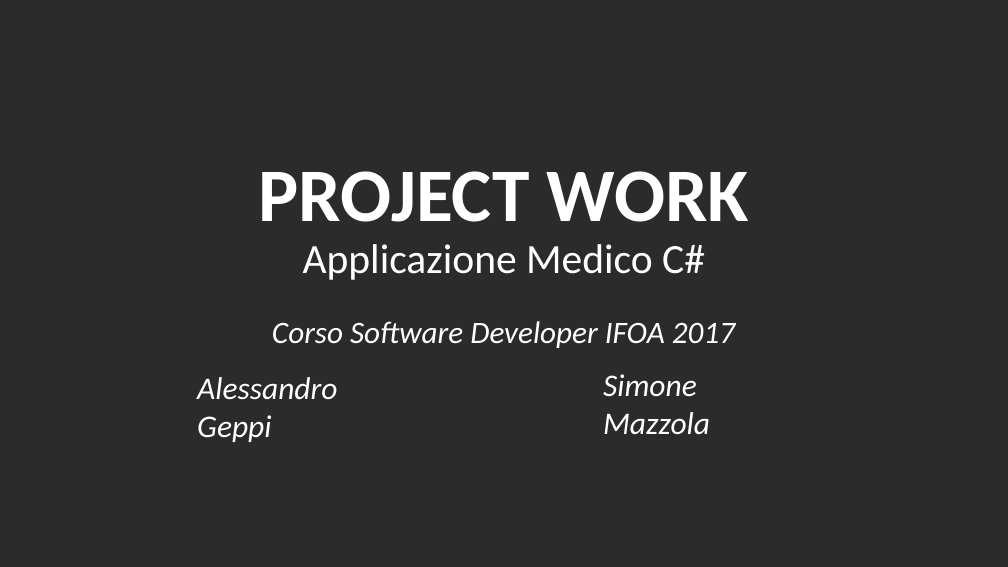
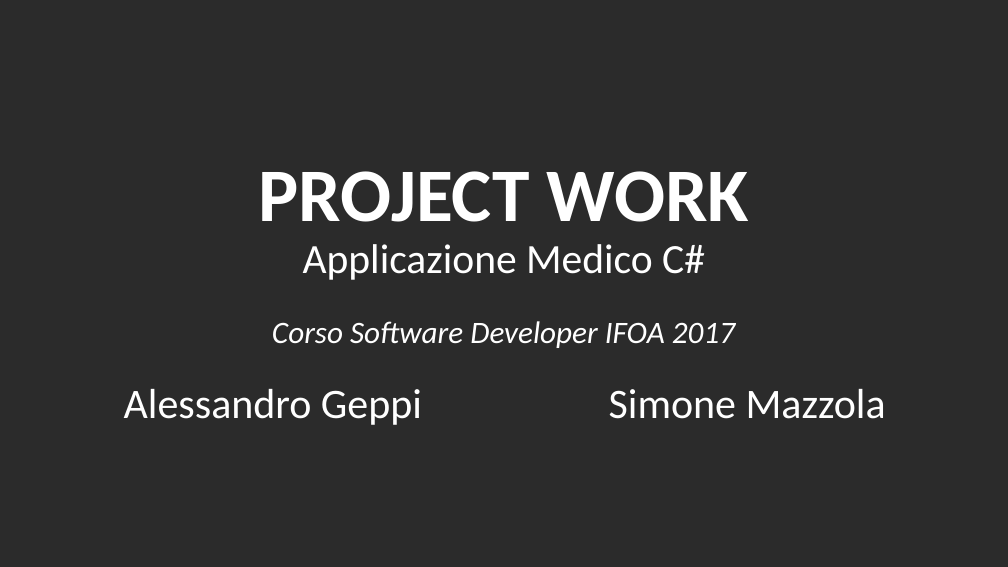
Before and after one commit to alegep93/ApplicazioneMedicoC-, a slide deck: slide 1 of Documentazione/Presentazione.pptx. Drawn at 1008x567 pixels with LibreOffice and Linux fonts; fonts in the diff are those of the drawing; background and template pictures are left out; a plain dark background stands for a picture behind light text. Boxes give left, top, right and bottom in pixels: in the first picture for what was removed or moved away, otherwise in the second. Text is boxed around its words. In the diff, an @@ line names an element or a change of style, - is before the commit and + after.

```diff
--- a/Documentazione/Presentazione.pptx
+++ b/Documentazione/Presentazione.pptx
@@ text "Alessandro Geppi": place and size @@
-text "Alessandro Geppi" at <box>197,377,337,442</box>
+text "Alessandro Geppi" at <box>124,389,422,425</box>
@@ text "Alessandro Geppi" at <box>124,389,422,425</box>: size 30 to 40 pt, italic off @@
@@ text "Simone Mazzola" at <box>609,389,886,419</box>: size 30 to 40 pt, italic off @@
@@ text "Simone Mazzola": place and size @@
-text "Simone Mazzola" at <box>603,374,710,434</box>
+text "Simone Mazzola" at <box>609,389,886,419</box>
```
Also in this commit, not shown: 6 other files.
